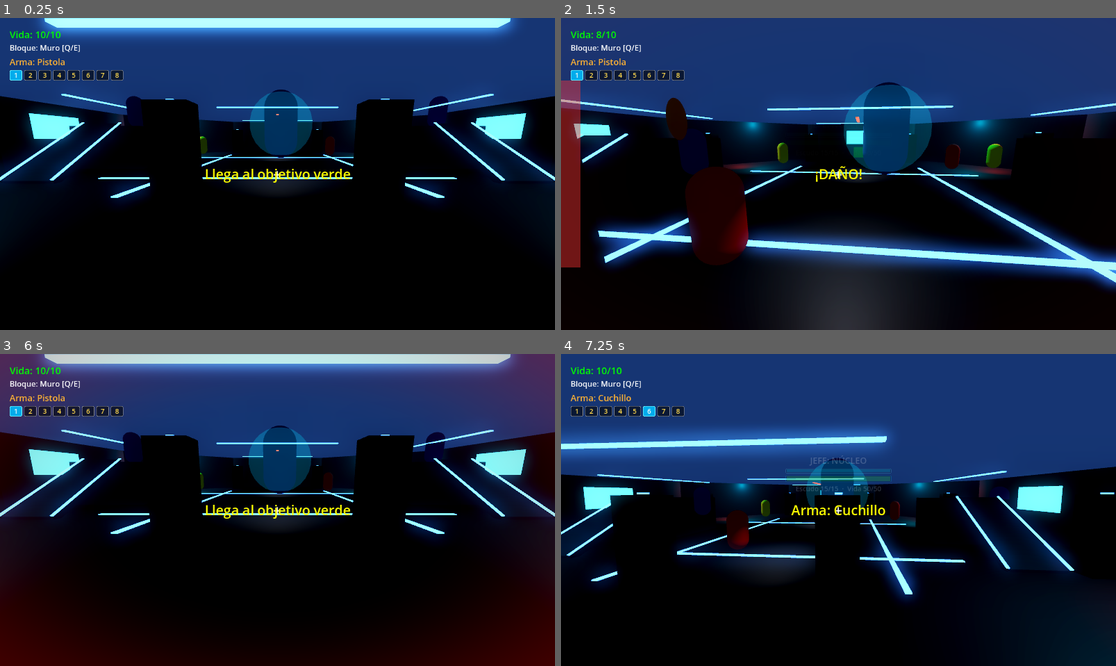
Above: before the commit, frames 1-4 (two rows, left to right).
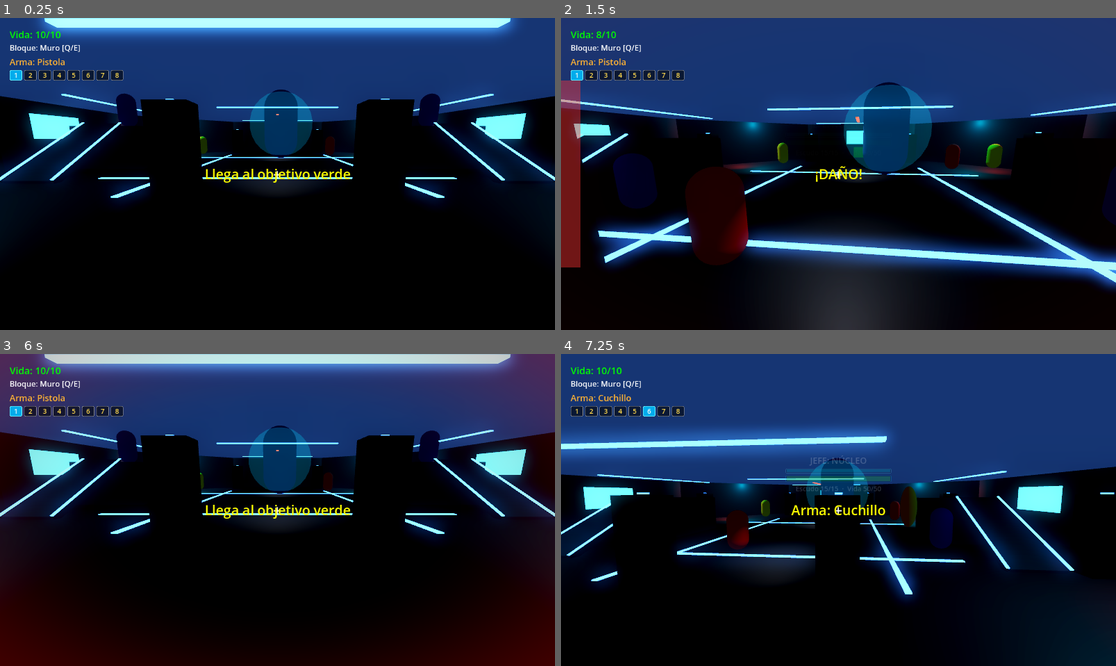
Above: after the commit, the same moments.

Repository: kilder16/NEXUS
Game: Godot game, scene res://scenes/levels/level_05.tscn
Two runs of this game, one before a commit and one after it. Both use one fixed random seed, a clock stepped at 60 frames per second and the inputs below. This scene is started directly instead of the project's main scene.
Inputs (mouse positions are in pixels of both pictures, inside the frame that each line leads up to):
- Up to frame 1 (0.25 s): no input
- Up to frame 2 (1.5 s): tap Enter at 0.5 s; move the mouse to (866, 174) at 0.52 s; hold Up from 0.53 s (still down); tap Q at 0.6 s; click (866, 174) at 0.67 s; tap Space at 0.77 s; move the mouse to (810, 174) at 1.27 s; tap E at 1.35 s
- Up to frame 3 (6 s): tap Space at 1.52, 3.02, 3.77, 4.52 s; move the mouse to (288, 503) at 2.02 s; tap 1 at 2.1 s; move the mouse to (271, 516) at 2.77 s; tap 2 at 2.85 s; click (271, 516) at 2.92 s; move the mouse to (316, 513) at 3.52 s; tap 3 at 3.6 s; move the mouse to (233, 506) at 4.27 s; tap 4 at 4.35 s; move the mouse to (283, 510) at 5.02 s; tap 5 at 5.1 s; click (283, 510) at 5.17 s; release Up at 5.75 s; click "REINTENTAR" at 5.75 s
- Up to frame 4 (7.25 s): move the mouse to (816, 503) at 6.52 s; hold Right from 6.53 s (still down); tap 6 at 6.6 s; tap Space at 6.77 s

The runs differ from the first frame. In frame 1, 0.4% of the frame differs, in the area x 20-81%, y 24-35%; in frame 2, 2.3%, in the area x 9-100%, y 25-67%; in frame 3, 0.3%; in frame 4, 1.1%.

Commit message:
fix(level_05): detect_range Tirador override a 22u (spawn lejano)
Los 2 Tiradores del nivel (EnemyRanged1_PlatE en (10, 3.5, 0) y
EnemyRanged2_PlatW en (-10, 3.5, 0)) quedaban en PATROL al cargar el
nivel porque el spawn del player está en (0, 1, 14), a distancia 3D
≈17.39u — por encima del default 15u de enemy_ranged.gd. Nunca
detectaban al player desde el spawn.

Override en level_05.gd::_ready: detect_range = 22u sólo para
instancias del script enemy_ranged.gd (filtro por get_script()).
22u cubre los 17.39u + margen pequeño sin volverlos omniscientes en
todo el nivel. Mismo patrón que el cooldown del Centinela en level_01.

Co-Authored-By: Claude Opus 4.7 (1M context) <noreply@anthropic.com>

Diff:
--- a/scripts/levels/level_05.gd
+++ b/scripts/levels/level_05.gd
@@ -3,6 +3,14 @@
 # === NEXUS - Controlador del nivel final (El Núcleo) ===
 
 const BOSS_DEATH_DELAY: float = 1.5  # pausa cinematográfica tras matar al boss
+
+# Override del detect_range de los Tiradores en este nivel: con el spawn del
+# player a (0,1,14) y los Tiradores a (±10, 3.5, 0), la distancia 3D es
+# ≈17.39u — por encima del default 15u de enemy_ranged.gd, así que se
+# quedaban en PATROL hasta que el player se acercara. 22u cubre el caso
+# desde el spawn sin volverlos omniscientes en todo el nivel.
+const TIRADOR_DETECT_OVERRIDE: float = 22.0
+const ENEMY_RANGED_SCRIPT: Script = preload("res://scripts/ai/enemy_ranged.gd")
 
 @onready var boss: Node = $BossFinal
 @onready var objective: Area3D = $Objective
@@ -21,10 +29,17 @@
 	objective.body_entered.connect(_on_objective_reached)
 
 	# Conectar señal died a todos los enemigos del nivel (iteración dinámica)
+	# y overridear detect_range de los Tiradores (spawn lejano, ver const).
+	var tirador_override_count: int = 0
 	for child in get_children():
 		if child.has_signal("died"):
 			child.died.connect(_on_enemy_died)
 			total_enemies += 1
+		if child.get_script() == ENEMY_RANGED_SCRIPT:
+			child.detect_range = TIRADOR_DETECT_OVERRIDE
+			tirador_override_count += 1
+	if tirador_override_count > 0:
+		print("[Level05] detect_range Tirador override: ", tirador_override_count, " enemigos a ", TIRADOR_DETECT_OVERRIDE, "u")
 
 	# Conexión adicional para el boss específicamente (activa la extracción)
 	boss.died.connect(_on_boss_died)
